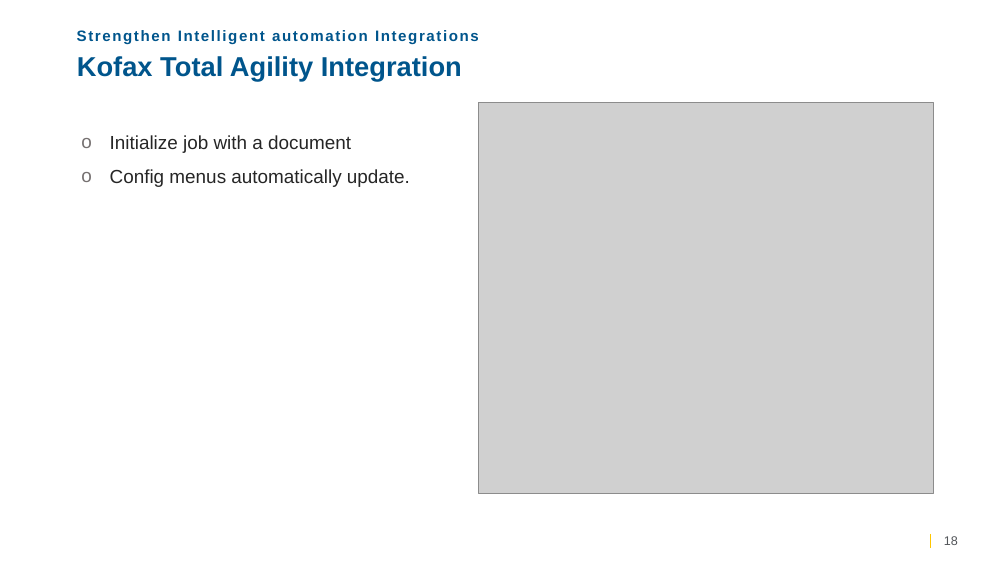
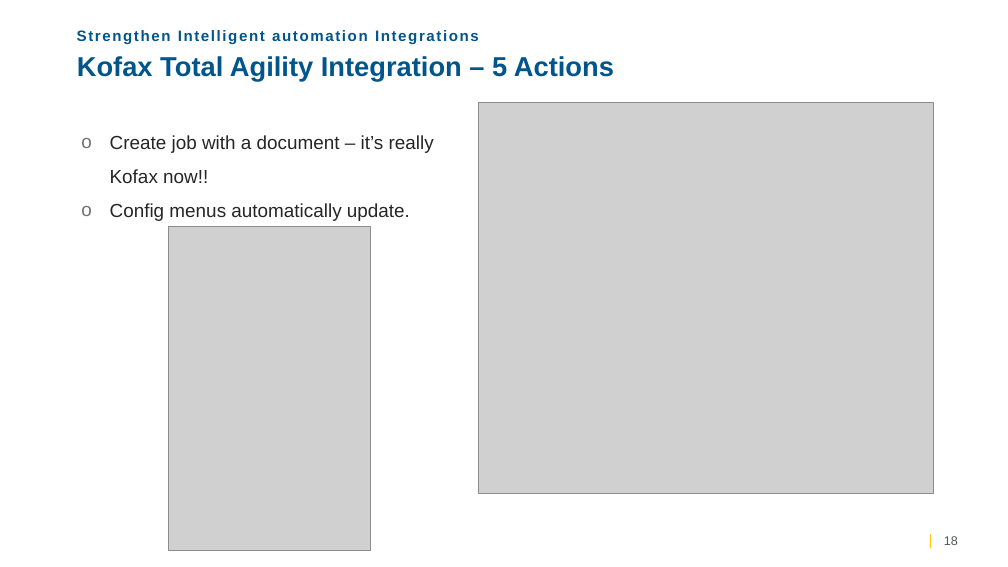
Before and after one commit to TungstenRPA/RPA-11.1, a slide deck: slide 18 of Whats new Kofax RPA 11.1 _ partner.pptx. Drawn at 1008x567 pixels with LibreOffice and Linux fonts; fonts in the diff are those of the drawing; grey boxes stand for pictures; background and template pictures are left out. Boxes give left, top, right and bottom in pixels: in the first picture for what was removed or moved away, otherwise in the second. Text is boxed around its words. In the diff, an @@ line names an element or a change of style, - is before the commit and + after.

```diff
--- a/Whats new Kofax RPA 11.1 _ partner.pptx
+++ b/Whats new Kofax RPA 11.1 _ partner.pptx
@@ title at bbox=[77, 56, 614, 81]: text changed @@
-Kofax Total Agility Integration
+Kofax Total Agility Integration – 5 Actions
@@ text at bbox=[110, 135, 434, 183]: text changed @@
-    o Initialize job with a document
+    o Create job with a document – it’s really Kofax now!!
@@ picture added at bbox=[169, 227, 371, 551] @@
```
Also in this commit, not shown: 14 other slides changed, 1 slide added.
